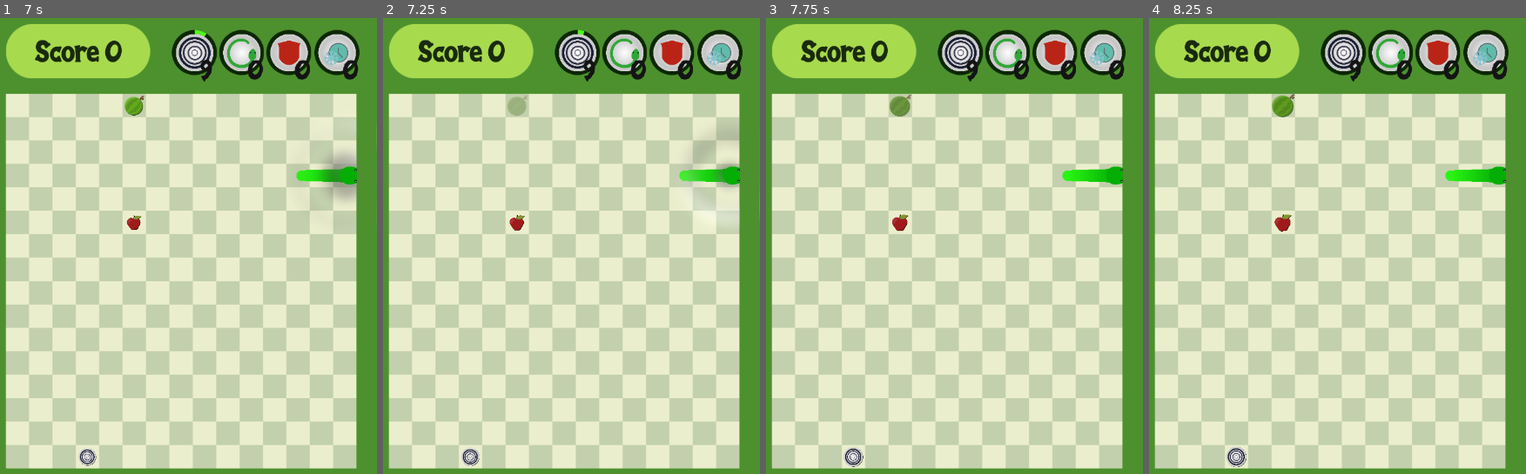
Above: before the commit, frames 1-4 (left to right).
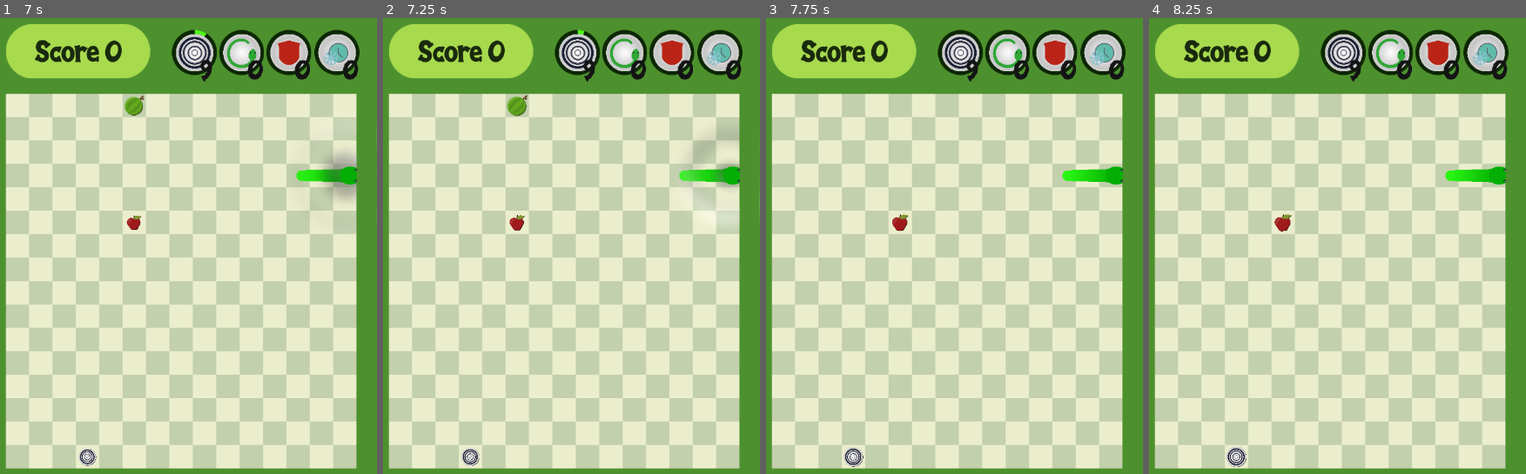
Above: after the commit, the same moments.

Repository: allanbts17/snakeMobile
Game: Godot game, scene res://game.tscn
Two runs of this game, one before a commit and one after it. Both use one fixed random seed, a clock stepped at 60 frames per second and the inputs below. The engine's default icon, where the game draws it, is replaced by a stand-in: a white triangle on a blue panel in a dark square.
Inputs (mouse positions are in pixels of both pictures, inside the frame that each line leads up to):
- Up to frame 1 (7 s): move the mouse to (267, 323) at 0.52 s; tap Keypad 1 (1) at 0.6, 3.6, 6.6 s; click (267, 323) at 0.67 s; tap Keypad 2 (2) at 0.8, 3.8, 6.8 s; drag from (101, 396) to (135, 223) at 1.27 s; move the mouse to (218, 204) at 2.02 s; tap Keypad 3 (3) at 2.1, 5.1 s; click (218, 204) at 2.17 s; tap Keypad 4 (4) at 2.3, 5.3 s; drag from (outside the picture) to (324, 177) at 2.77 s; move the mouse to (297, 464) at 3.52 s; click (297, 464) at 3.67 s; drag from (64, 255) to (358, 177) at 4.27 s; move the mouse to (199, 360) at 5.02 s; click (199, 360) at 5.17 s; drag from (120, 186) to (86, 455) at 5.77 s; move the mouse to (267, 323) at 6.52 s; click (267, 323) at 6.67 s
- Up to frame 2 (7.25 s): no input
- Up to frame 3 (7.75 s): drag from (867, 396) to (outside the picture) at 7.27 s
- Up to frame 4 (8.25 s): move the mouse to (1367, 204) at 8.02 s; tap Keypad 3 (3) at 8.1 s; click (1367, 204) at 8.17 s

Frame 1 is identical in both runs. In frame 2, 0.2% of the frame differs, in the area x 32-39%, y 16-22%; in frame 3, 0.2%; in frame 4, 0.2%.

Commit message:
fix: atract food reposition

Diff:
--- a/project.godot
+++ b/project.godot
@@ -17,7 +17,6 @@
 [autoload]
 
 Global="*res://scripts/global.gd"
-Utility="*res://utility.gd"
 
 [display]
 
--- a/scripts/apple.gd
+++ b/scripts/apple.gd
@@ -6,9 +6,6 @@
 onready var score = get_tree().root.get_node("main").get_node("upper_interface/score")
 onready var power_up = get_tree().root.get_node("main").get_node("game_board").get_node("power_ups")
 onready var scarce = get_parent().get_node("scarce")
-# Declare member variables here. Examples:
-# var a = 2
-# var b = "text"
 
 
 # Called when the node enters the scene tree for the first time.
@@ -25,7 +22,7 @@
 func _on_apple_area_entered(area):
 	if area.get_name() == 'head':
 		if Global.atracting:
-			Global.restore_before_atract_pos()
+			Global.apple_normal_pos = null
 		print(str('apple colisiona con ',area.get_name()))
 		Global.body_invincibility = false
 		score.add_score(Global.apple_score)
@@ -50,7 +47,7 @@
 
 func fill_total_solaped_spaces():
 	for ind in Global.solaped_board_squares:
-		total_solaped_spaces.append(Global.board_pos[ind])
+		total_solaped_spaces.append(Global.BOARD_POS[ind])
 
 func add_head_pos():
 	var head_ind = total_solaped_spaces.find(head.position)
@@ -86,8 +83,8 @@
 	#test()
 
 func dict_to_array():
-	for key in Global.board_pos:
-		total_spaces.append(Global.board_pos[key])
+	for key in Global.BOARD_POS:
+		total_spaces.append(Global.BOARD_POS[key])
 
 func test():
 	print('Finding spaces test')
--- a/scripts/global.gd
+++ b/scripts/global.gd
@@ -1,6 +1,7 @@
 extends Node
 
-var board_pos = {
+# Global variables
+const BOARD_POS = {
 	Vector2(0,0):Vector2(21.5,21.5),
 	Vector2(0,1):Vector2(21.5,64.5),
 	Vector2(0,2):Vector2(21.5,107.5),
@@ -242,11 +243,10 @@
 	Vector2(14,14):Vector2(623.5,623.5),
 	Vector2(14,15):Vector2(623.5,666.5)
 }
-var board_size = Vector2(645.75,687.45)
-var board_offset = Vector2(37,137)
-var board_squares = Vector2(15,16)
-var square_size = Vector2(43,43)
-var pixels_to_enlarge: float = 20
+const BOARD_OFFSET = Vector2(37,137)
+const BOARD_SQUARES = Vector2(15,16)
+const SQUARE_SIZE = Vector2(43,43)
+
 var speed
 var end_speed
 var velocity
@@ -257,8 +257,10 @@
 var score = 0
 var invincibility = false
 var body_invincibility = true
-
-#atract
+# var pixels_to_enlarge: float = 20
+# var board_size = Vector2(645.75,687.45)
+
+#atract power
 var atracting = false
 var atract_velocity = 5
 var apple_normal_pos
@@ -273,40 +275,45 @@
 var mouse_score = 15
 
 #Hide time
-var scarce_hide_time = 5
+var scarce_hide_time = 30 #5
 var power_up_hide_time = 10
 var mouse_hide_time = 20
 
 var mouse_trayectory = []
+
+# Power up counter
 var power_up_counter = {
 	"attract":0,
 	"cut":0,
 	"invincibility":0,
 	"slow_down":0
 }
+
+# Power up active
 var power_up_is_active = "" #"" if no power up is active
-
 var power_up_active_time = 7 #puede ser 5
 
 var cut_percentage = 0.60
 var hide_position = Vector2(-500,-500)
 onready var main =  get_node("/root/main")
-# Called when the node enters the scene tree for the first time.
+
+
 func _ready():
 	pass # Replace with function body.
 
-func test():
-	pass
-
-func set_before_atract_pos():
+func on_before_atract_food_pos():
 	if apple_normal_pos == null:
 		apple_normal_pos = apple.position
-	pass
-
-func restore_before_atract_pos():
-	#if apple.position
-	apple.position = apple_normal_pos
-	apple_normal_pos = null
+	if scarce_normal_pos == null:
+		scarce_normal_pos = scarce.position
+
+
+func reset_food_pos():
+	if apple_normal_pos != null:
+		apple.position = apple_normal_pos
+	if scarce_normal_pos != null:
+		scarce.position = scarce_normal_pos
+
 
 func active_power_up(power):
 	#if power_up_counter[power] > 0:
@@ -336,7 +343,7 @@
 			var atract_effect: Sprite =  get_node("/root/main/game_board/head/atract_effect")
 			atract_effect.visible = false
 			atracting = false
-			Global.restore_before_atract_pos()
+			Global.reset_food_pos()
 			pass
 		"cut":
 			pass
@@ -346,14 +353,3 @@
 		"slow_down":
 			pass
 	power_up_is_active = ""
-
-	#print(pos)
-	#for x in board_squares.x:
-	#	for y in board_squares.y:
-	#		pos[Vector2(x,y)] = board_offset + Vector2((x+1)*square_size.x,(y+1)*square_size.y) - square_size/2
-	#		#print(board_pos[Vector2(x,y)])
-	#		print(board_pos)
-
-# Called every frame. 'delta' is the elapsed time since the previous frame.
-#func _process(delta):
-#	pass
--- a/scripts/main.gd
+++ b/scripts/main.gd
@@ -23,15 +23,16 @@
 var grow_step = 43
 var tween
 var cutting = false
+
 # Called when the node enters the scene tree for the first time.
 func _ready():
-	#snake_body.position = Global.board_offset
+	#snake_body.position = Global.BOARD_OFFSET
 	randomize()
 	Global.speed = speed_index * speed_step
 	Global.end_speed = Global.speed
 
-	initial_position = Global.board_pos[Vector2(3,3)]
-	initial_tail_position = Global.board_pos[Vector2(1,3)]
+	initial_position = Global.BOARD_POS[Vector2(3,3)]
+	initial_tail_position = Global.BOARD_POS[Vector2(1,3)]
 	Global.solaped_board_squares = [Vector2(3,3),Vector2(2,3),Vector2(1,3)]
 	#var v = [2,3,5,6]
 	reset_snake_body()
@@ -55,6 +56,7 @@
 	#print("Count")
 	#print(snake_body.get_point_count())
 	#print(snake_body.points)
+
 func make_transparent():
 	var duration = 0.3
 	var opacity = 0.5
@@ -96,8 +98,8 @@
 	print('point: ',snake_body.points[0])
 
 func reach_point_to_board_square(point,prec) -> bool:
-	var indx = round_place(((snake_body.points[point].x + Global.square_size.x/2)/Global.square_size.x)-1,2)
-	var indy = round_place(((snake_body.points[point].y + Global.square_size.y/2)/Global.square_size.y)-1,2)
+	var indx = round_place(((snake_body.points[point].x + Global.SQUARE_SIZE.x/2)/Global.SQUARE_SIZE.x)-1,2)
+	var indy = round_place(((snake_body.points[point].y + Global.SQUARE_SIZE.y/2)/Global.SQUARE_SIZE.y)-1,2)
 	var reached = false
 	if is_int(round_almost_int(indx,prec)) and is_int(round_almost_int(indy,prec)):
 		var index = Vector2(round_almost_int(indx,prec),round_almost_int(indy,prec))
@@ -115,7 +117,7 @@
 			Global.direction = direction_list[0]
 			direction_list.pop_front()
 			head_reposition(Global.direction)
-			snake_body.set_point_position(1,Global.board_pos[reach_board_square_ind[0]])
+			snake_body.set_point_position(1,Global.BOARD_POS[reach_board_square_ind[0]])
 			#print(snake_body.points)
 	if reach_point_to_board_square(-1,0.1):
 		Global.solaped_board_squares.pop_front()
@@ -152,7 +154,7 @@
 	#print("end_velocity: ",Global.end_speed)
 
 func head_reposition(direction):
-	var new_pos = Global.board_pos[reach_board_square_ind[0]]
+	var new_pos = Global.BOARD_POS[reach_board_square_ind[0]]
 	if direction == "right":
 		new_pos.x += 1
 	if direction == "left":
@@ -242,8 +244,8 @@
 func test():
 	var show = true
 	if show and Global.solaped_board_squares.size() != 0:
-		test1.position = Global.board_pos[Global.solaped_board_squares[0]]
-		test2.position = Global.board_pos[Global.solaped_board_squares[-1]]
+		test1.position = Global.BOARD_POS[Global.solaped_board_squares[0]]
+		test2.position = Global.BOARD_POS[Global.solaped_board_squares[-1]]
 
 func tail_grow():
 	if Global.end_speed == 0:
@@ -270,13 +272,13 @@
 
 func atractObjects():
 	if Global.atracting:
-		Global.set_before_atract_pos()
+		Global.on_before_atract_food_pos()
 		var head_pos = snake_head.position
 		var apple_distance = head_pos.distance_to(apple.position)
 		var scarce_distance = head_pos.distance_to(scarce.position)
-		if apple_distance <= Global.square_size.x*2:
-			apple.position += apple.position.direction_to(head_pos)*Global.atract_velocity/3
-		if scarce_distance <= Global.square_size.x*2:
+		if apple_distance <= Global.SQUARE_SIZE.x*2:
+			apple.position += apple.position.direction_to(head_pos)*Global.atract_velocity
+		if scarce_distance <= Global.SQUARE_SIZE.x*2:
 			scarce.position +=  scarce.position.direction_to(head_pos)*Global.atract_velocity
 
 
--- a/scripts/mouse.gd
+++ b/scripts/mouse.gd
@@ -90,8 +90,8 @@
 	filter_total_spaces()
 
 func set_movement(point):
-	var indx = round_place(((point.x + Global.square_size.x/2)/Global.square_size.x)-1,2)
-	var indy = round_place(((point.y + Global.square_size.y/2)/Global.square_size.y)-1,2)
+	var indx = round_place(((point.x + Global.SQUARE_SIZE.x/2)/Global.SQUARE_SIZE.x)-1,2)
+	var indy = round_place(((point.y + Global.SQUARE_SIZE.y/2)/Global.SQUARE_SIZE.y)-1,2)
 	var pos_vector = Vector2(indx,indy)
 	#first_pos = Vector2(indx,indy)
 	var left = 0
@@ -100,28 +100,28 @@
 	var down = 0
 
 	#test
-	#total_spaces.erase(Global.board_pos[Vector2(8,10)])
-	#total_spaces.erase(Global.board_pos[Vector2(10,10)])
-	#total_spaces.erase(Global.board_pos[Vector2(9,11)])
+	#total_spaces.erase(Global.BOARD_POS[Vector2(8,10)])
+	#total_spaces.erase(Global.BOARD_POS[Vector2(10,10)])
+	#total_spaces.erase(Global.BOARD_POS[Vector2(9,11)])
 
 	#Counting spaces to obstacules
-	for x in range(indx,Global.board_squares.x):
-		if total_spaces.find(Global.board_pos[Vector2(x,indy)]) != -1:
+	for x in range(indx,Global.BOARD_SQUARES.x):
+		if total_spaces.find(Global.BOARD_POS[Vector2(x,indy)]) != -1:
 			right += 1
 		else:
 			break
 	for x in range(indx,-1,-1):
-		if total_spaces.find(Global.board_pos[Vector2(x,indy)]) != -1:
+		if total_spaces.find(Global.BOARD_POS[Vector2(x,indy)]) != -1:
 			left += 1
 		else:
 			break
-	for y in range(indy,Global.board_squares.y):
-		if total_spaces.find(Global.board_pos[Vector2(indx,y)]) != -1:
+	for y in range(indy,Global.BOARD_SQUARES.y):
+		if total_spaces.find(Global.BOARD_POS[Vector2(indx,y)]) != -1:
 			down += 1
 		else:
 			break
 	for y in range(indy,-1,-1):
-		if total_spaces.find(Global.board_pos[Vector2(indx,y)]) != -1:
+		if total_spaces.find(Global.BOARD_POS[Vector2(indx,y)]) != -1:
 			up += 1
 		else:
 			break
@@ -184,7 +184,7 @@
 func set_tween(forward):
 	var velocity = 200
 	#print("first_pos on tween: ",first_pos)
-	var duration = abs(Global.board_pos[first_pos].distance_to(Global.board_pos[second_pos])) / velocity
+	var duration = abs(Global.BOARD_POS[first_pos].distance_to(Global.BOARD_POS[second_pos])) / velocity
 	#print("duration: ",duration,", distance: ",first_pos.distance_to(second_pos))
 	var trans_type = Tween.TRANS_LINEAR
 	var ease_type = Tween.EASE_IN_OUT
@@ -195,9 +195,9 @@
 		get_node("sprite2").flip_h = (second_greater or forward) and (not second_greater or not forward)
 
 	if forward:
-		tween.interpolate_property(self,"position",Global.board_pos[first_pos],Global.board_pos[second_pos],duration,trans_type,ease_type)
+		tween.interpolate_property(self,"position",Global.BOARD_POS[first_pos],Global.BOARD_POS[second_pos],duration,trans_type,ease_type)
 	else:
-		tween.interpolate_property(self,"position",Global.board_pos[second_pos],Global.board_pos[first_pos],duration,trans_type,ease_type)
+		tween.interpolate_property(self,"position",Global.BOARD_POS[second_pos],Global.BOARD_POS[first_pos],duration,trans_type,ease_type)
 	tween.start()
 
 func fill_movement_array():
@@ -235,14 +235,14 @@
 	#print('position: ',position)
 
 	#test
-	#position = Global.board_pos[Vector2(9,10)]
+	#position = Global.BOARD_POS[Vector2(9,10)]
 
 	set_movement(position)
 	#print()
 
 func fill_total_solaped_spaces():
 	for ind in Global.solaped_board_squares:
-		total_solaped_spaces.append(Global.board_pos[ind])
+		total_solaped_spaces.append(Global.BOARD_POS[ind])
 
 func add_head_pos():
 	var head_ind = total_solaped_spaces.find(head.position)
@@ -270,5 +270,5 @@
 		total_spaces.erase(_pos)
 
 func dict_to_array():
-	for key in Global.board_pos:
-		total_spaces.append(Global.board_pos[key])
+	for key in Global.BOARD_POS:
+		total_spaces.append(Global.BOARD_POS[key])
--- a/scripts/power_ups.gd
+++ b/scripts/power_ups.gd
@@ -155,7 +155,7 @@
 
 func fill_total_solaped_spaces():
 	for ind in Global.solaped_board_squares:
-		total_solaped_spaces.append(Global.board_pos[ind])
+		total_solaped_spaces.append(Global.BOARD_POS[ind])
 
 func add_head_pos():
 	var head_ind = total_solaped_spaces.find(head.position)
@@ -184,5 +184,5 @@
 		total_spaces.erase(_pos)
 
 func dict_to_array():
-	for key in Global.board_pos:
-		total_spaces.append(Global.board_pos[key])
+	for key in Global.BOARD_POS:
+		total_spaces.append(Global.BOARD_POS[key])
--- a/scripts/scarce.gd
+++ b/scripts/scarce.gd
@@ -87,6 +87,8 @@
 
 func _on_scarce_area_entered(area):
 	if area.get_name() == 'head':
+		if Global.atracting:
+			Global.scarce_normal_pos = null
 		print(str('scarce colisiona con ',area.get_name()))
 		if not hide_timer.is_stopped():
 			hide_timer.stop()
@@ -112,7 +114,7 @@
 
 func fill_total_solaped_spaces():
 	for ind in Global.solaped_board_squares:
-		total_solaped_spaces.append(Global.board_pos[ind])
+		total_solaped_spaces.append(Global.BOARD_POS[ind])
 
 func add_head_pos():
 	var head_ind = total_solaped_spaces.find(head.position)
@@ -148,8 +150,8 @@
 	#test()
 
 func dict_to_array():
-	for key in Global.board_pos:
-		total_spaces.append(Global.board_pos[key])
+	for key in Global.BOARD_POS:
+		total_spaces.append(Global.BOARD_POS[key])
 
 func test():
 	print('Finding spaces test')
